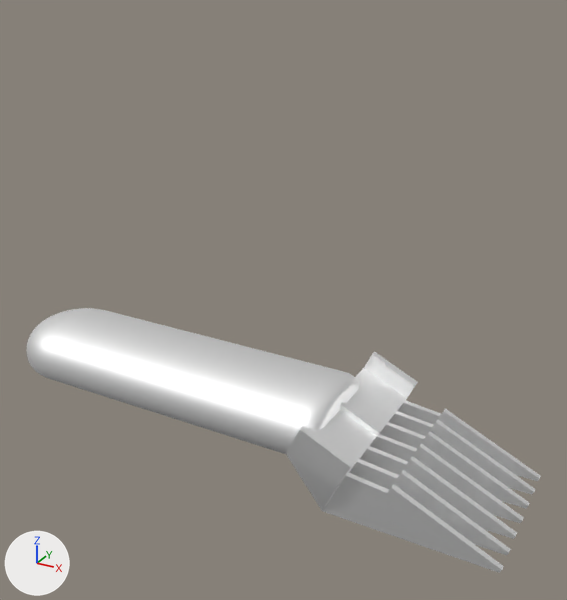
An edit to the FBX model VrProject/Assets/Agnese/Scenes/Oggetti Fattoria/Rasoio.fbx, drawn before and after from the same camera.
The view is the same before and after, from a 50 mm lens placed at (0.1257, -0.1733, 0.1179), pointed at (0.0264, 0.0073, 0.0277). The axes (+X, +Y, +Z) are drawn at lower left. The lights are the same throughout. Vertices at the same position are counted once.
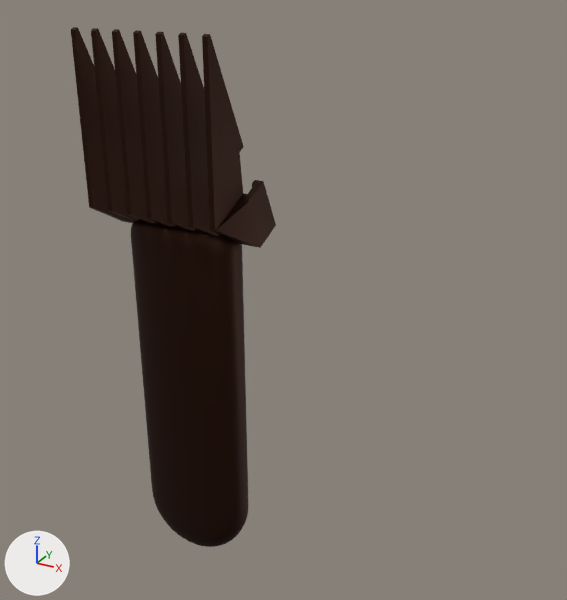
Boxes (x1, y1, x2, y2) around the edits, measured in the pictures (567 x 600 px):
'Object_2', surface changed, reshaped (60% narrower, 96% taller): before (26, 308, 541, 573); after (71, 27, 276, 547)

Patch to the scene script:
```diff
--- a/VrProject/Assets/Agnese/Scenes/Oggetti Fattoria/Rasoio.fbx.py
+++ b/VrProject/Assets/Agnese/Scenes/Oggetti Fattoria/Rasoio.fbx.py
@@ img_texture_rasoio_png @@
+img_texture_rasoio_png = load_image('Texture rasoio.png', '../Texture oggetti/Texture rasoio.png', 2048, 2048, 'sRGB')
@@ mat_material_1 @@
 mat_material_1 = principled_material('Material_1')
-mat_material_1.base_color = (0.98, 0.98, 0.98)  # white #fdfdfd
+mat_material_1.texture = img_texture_rasoio_png
 mat_material_1.metallic = 1.0
@@ me_object_2 @@
 me_object_2.from_pydata(...)  # 4774 vertices, 5208 faces; spans x -6.3..10.1, y -1.6..1.0, z -2.3..2.5
 # used by ob_object_2; location = (0.0, 0.0, 0.0); rotation_euler = (1.571, 0.0, 0.0), in degrees (90, 0, 0); scale = (0.01, 0.01, 0.01)
+# me_object_2 part 1: the whole mesh is multiplied about the mesh origin by the matrix ((-0.003, 0.01, -1.0), (1.0, -0.001, -0.003), (-0.001, -1.0, -0.01))
 me_object_2.materials.append(mat_material_1)
```
